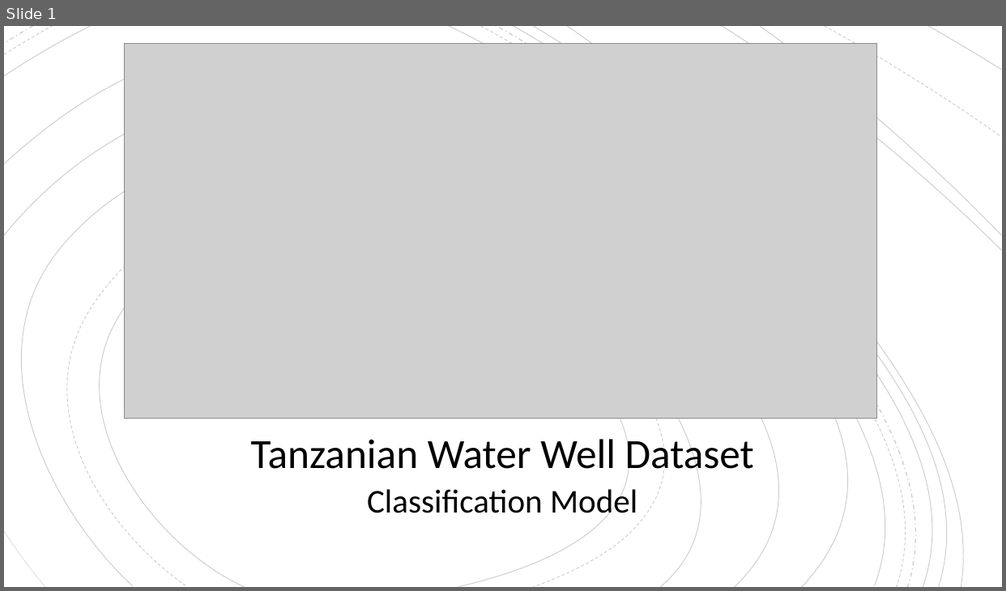
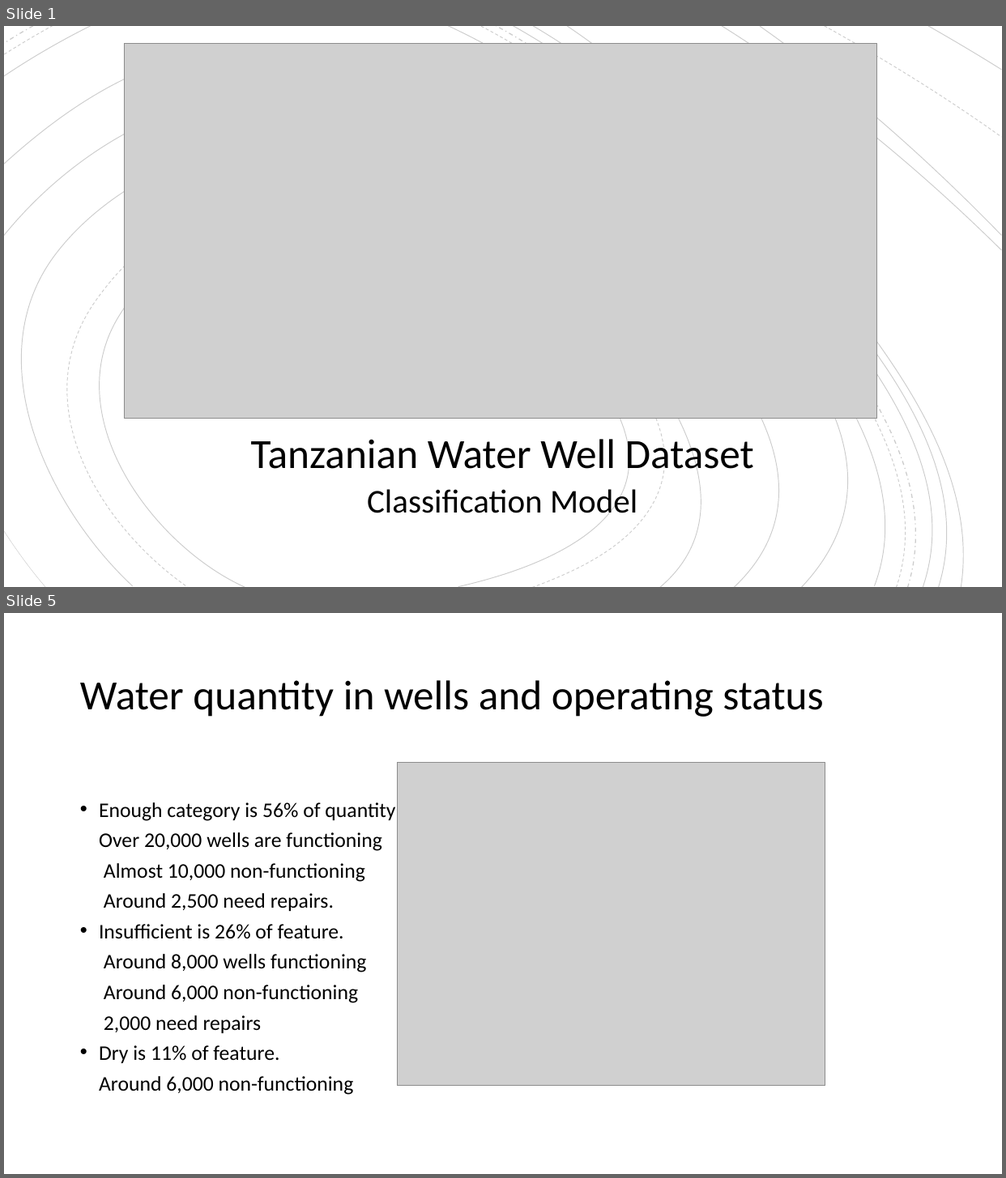
Before and after one commit to davidrtorres/Model-3-Tanzania-Water-Crisis, a slide deck: Presentation1.pptx. Shown one above the other, each under a label of ours: slide 1 before the commit, slides 1 and 5 after it; the slides between them are not shown. The pictures are 1006x591 and 1006x1178 pixels, drawn with LibreOffice and Linux fonts; fonts in the diff are those of the drawing; grey boxes stand for pictures. Boxes give left, top, right and bottom in pixels: in the first picture for what was removed or moved away, otherwise in the second. Text is boxed around its words. In the diff, an @@ line names an element or a change of style, - is before the commit and + after.

```diff
--- a/Presentation1.pptx
+++ b/Presentation1.pptx
@@ slide 5 added at [4, 613, 1002, 1174], background #FFFFFF @@
@@ title added at [80, 680, 823, 717], 40 pt, text #000000 @@
+Water quantity in wells and operating status
@@ picture added at [397, 763, 825, 1086] @@
@@ text added at [99, 803, 395, 1095], 20 pt, text #000000 @@
+• Enough category is 56% of quantity
+Over 20,000 wells are functioning
+Almost 10,000 non-functioning
+Around 2,500 need repairs.
+• Insufficient is 26% of feature.
+Around 8,000 wells functioning
+Around 6,000 non-functioning
+2,000 need repairs
+• Dry is 11% of feature.
+Around 6,000 non-functioning
```
Also in this commit, not shown: 7 other slides added, 4 other files.
